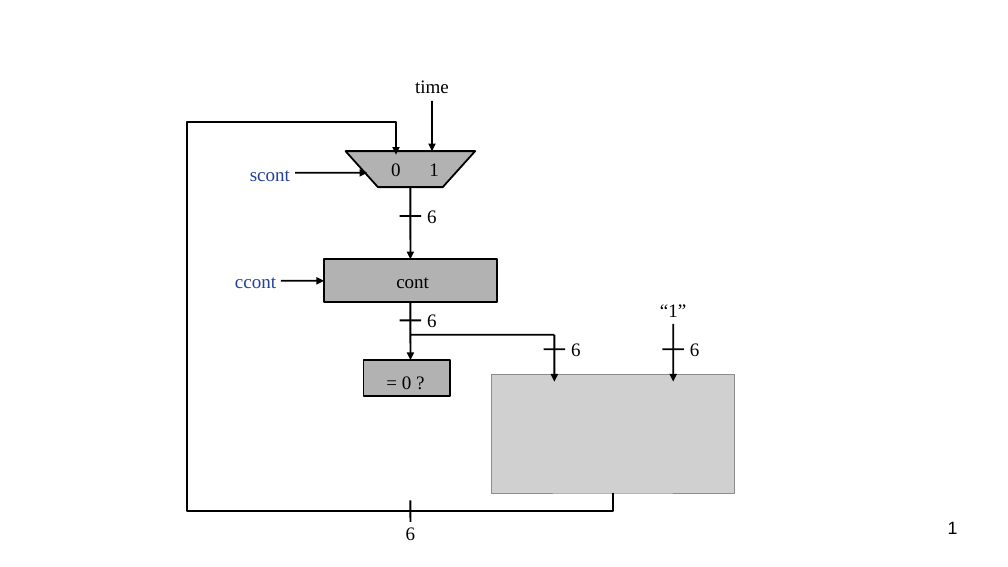
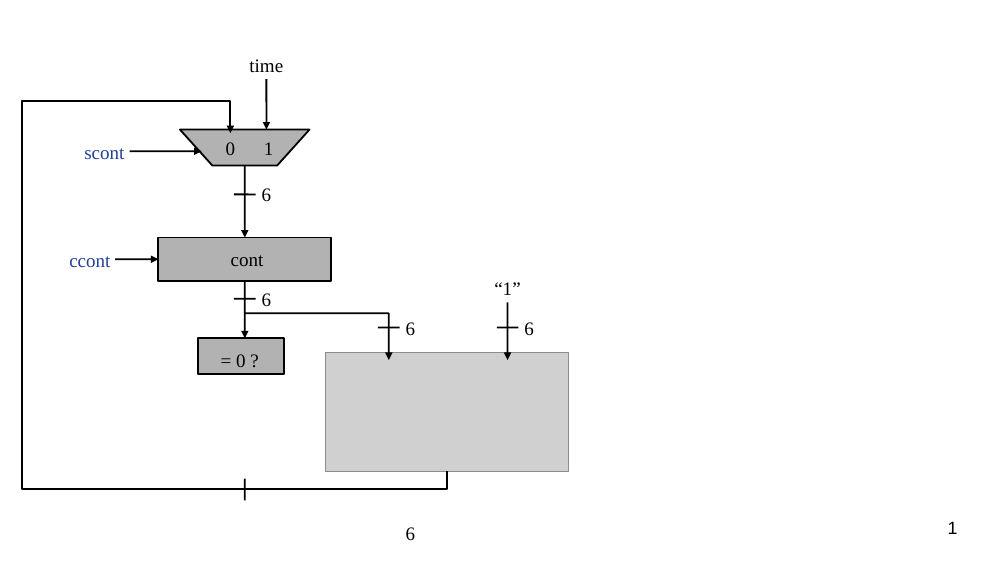
Before and after one commit to MatheusSchaly/--Old--INE5406-Sistemas-Digitais, a slide deck: slide 1 of Projeto_Semafaro/imagens/BO.odp. Drawn at 1008x567 pixels with LibreOffice and Linux fonts; fonts in the diff are those of the drawing; grey boxes stand for pictures; background and template pictures are left out. Boxes give left, top, right and bottom in pixels: in the first picture for what was removed or moved away, otherwise in the second. Text is boxed around its words. In the diff, an @@ line names an element or a change of style, - is before the commit and + after.

```diff
--- a/Projeto_Semafaro/imagens/BO.odp
+++ b/Projeto_Semafaro/imagens/BO.odp
@@ 12 texts, 7 arrows, 6 lines, 2 rectangles, 1 picture, 1 elbow arrow, 1 freeform shape: place and size @@
-12 texts, 7 arrows, 6 lines, 2 rectangles, 1 picture, 1 elbow arrow, 1 freeform shape at box(188, 80, 735, 522)
+12 texts, 7 arrows, 6 lines, 2 rectangles, 1 picture, 1 elbow arrow, 1 freeform shape at box(22, 59, 569, 500)
```
Also in this commit, not shown: 2 other files.
